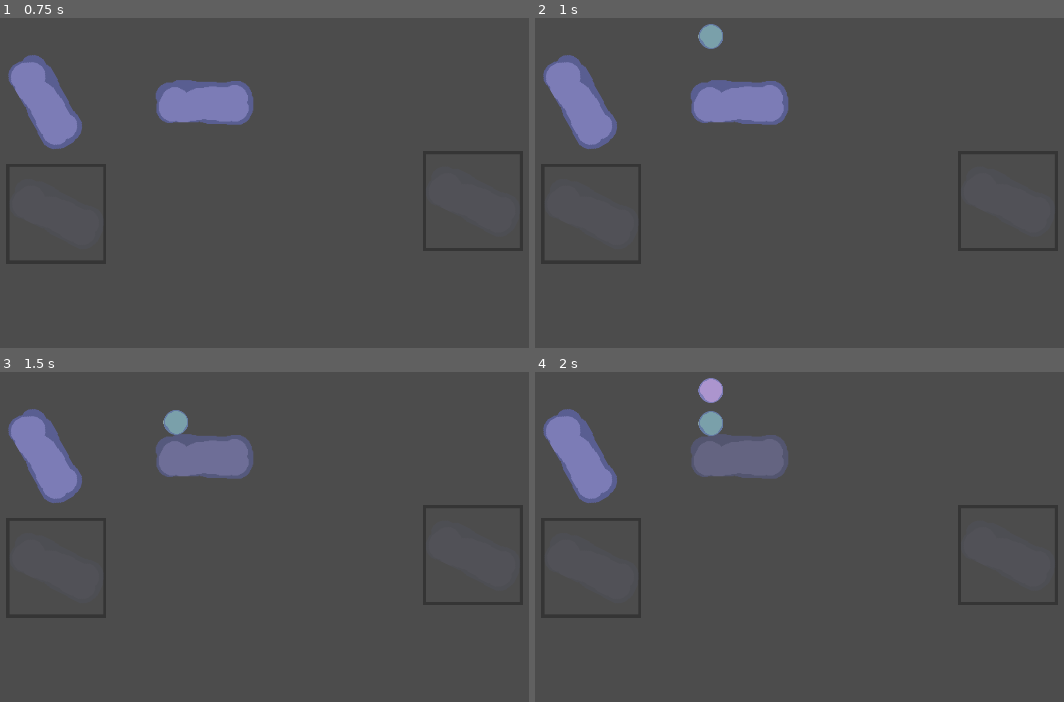
Above: before the commit, frames 1-4 (two rows, left to right).
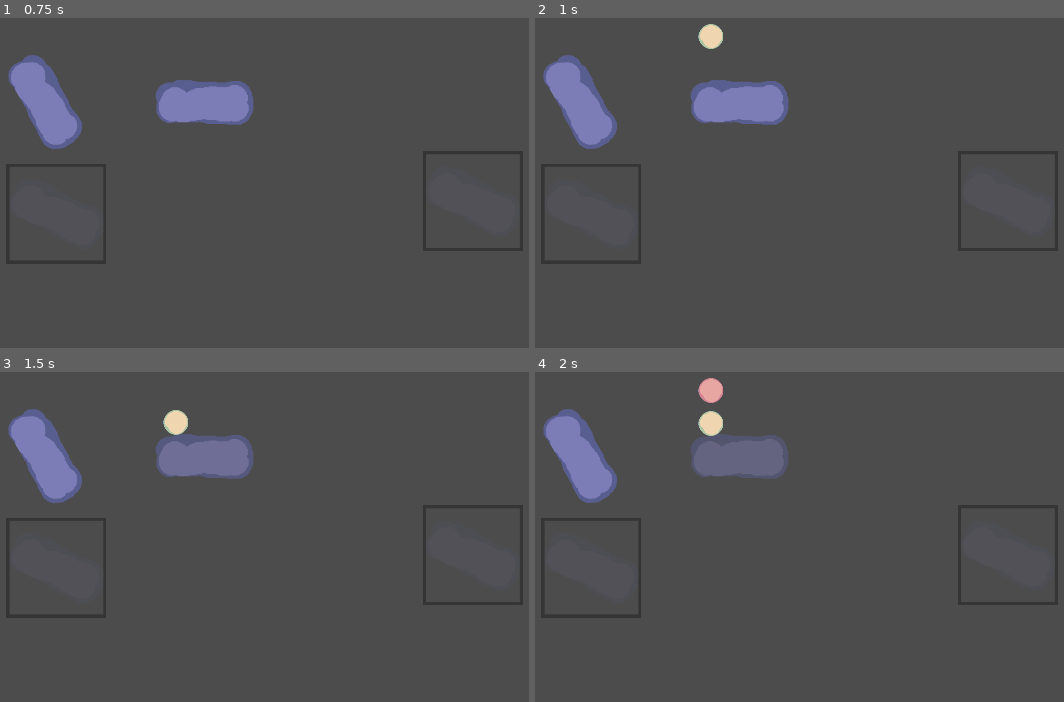
Above: after the commit, the same moments.

Repository: 0xOnyx/UpsiJam2.0
Game: Godot game, scene res://level/level.tscn
Two runs of this game, one before a commit and one after it. Both use one fixed random seed, a clock stepped at 60 frames per second and the inputs below.
Inputs:
- Up to frame 1 (0.75 s): tap Enter at 0.5 s
- Up to frame 2 (1 s): no input
- Up to frame 3 (1.5 s): tap Space at 1.25 s
- Up to frame 4 (2 s): no input

Frame 1 is identical in both runs. In frame 2, 0.3% of the frame differs, in the area x 31-36%, y 1-10%; in frame 3, 0.3%; in frame 4, 0.6%, in the area x 30-36%, y 1-20%.

Commit message:
ball frame bug fix

Diff:
--- a/ball/ball.gd
+++ b/ball/ball.gd
@@ -34,24 +34,26 @@
 #	pass
 func style0():
 #	print("heavy ball")
-	$Sprite.frame = 1
+	$Sprite.frame = 0
 	weight = 100
 
 func style1():
 #	print("low bounce ball")
-	$Sprite.frame = 2
+	$Sprite.frame = 1
 	bounce_factor = .1
 
 func style2():
 #	print("medium bounce ball")
-	$Sprite.frame = 3
+	$Sprite.frame = 2
 	bounce_factor = .5
 
 func style3():
 #	print("high bounce ball")
-	$Sprite.frame = 4
+	$Sprite.frame = 3
 	bounce_factor = .9
 
 func _on_VisibilityNotifier2D_screen_exited() -> void:
 #	print("despawning ball")
+#	var foo = get_tree().get_root()
+#	print(foo.)
 	queue_free()
